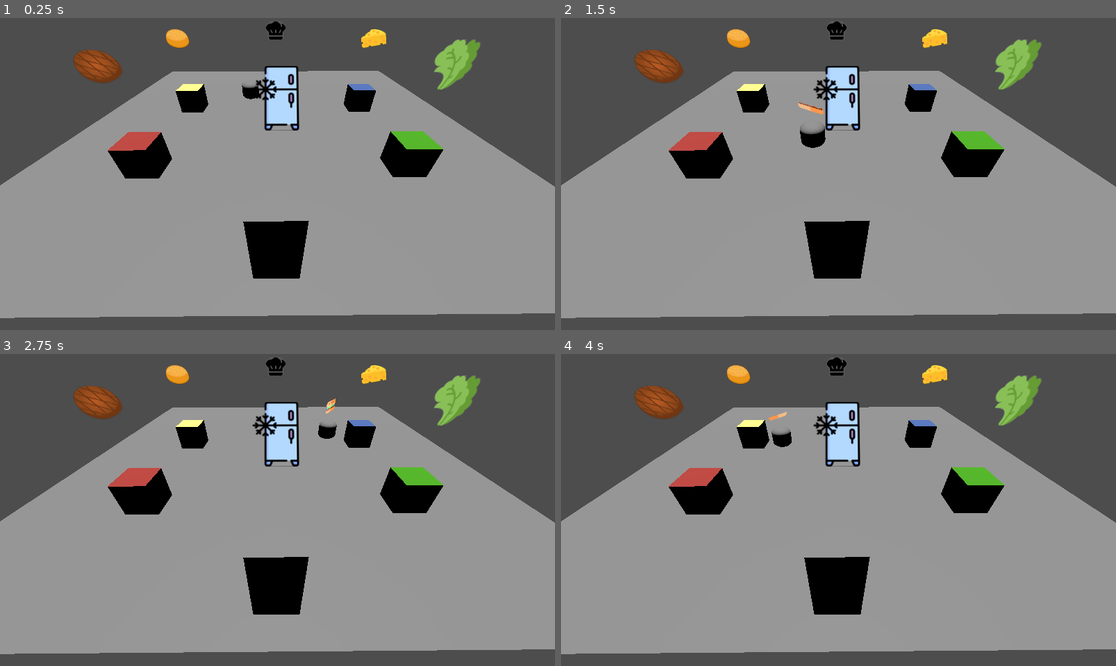
Above: before the commit, frames 1-4 (two rows, left to right).
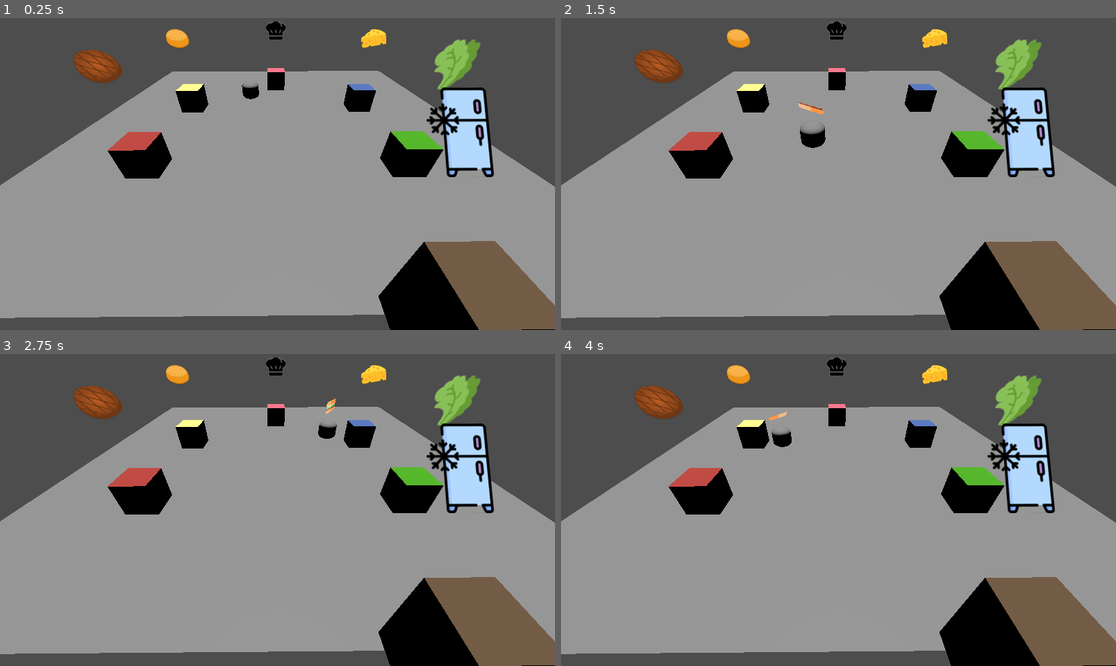
Above: after the commit, the same moments.

Repository: NathanBrx/Undercooked
Game: Godot game, scene res://node_3d.tscn
Two runs of this game, one before a commit and one after it. Both use one fixed random seed, a clock stepped at 60 frames per second and the inputs below.
Inputs:
- Up to frame 1 (0.25 s): no input
- Up to frame 2 (1.5 s): no input
- Up to frame 3 (2.75 s): no input
- Up to frame 4 (4 s): no input

The runs differ from the first frame. In frame 1, 13% of the frame differs, in the area x 43-100%, y 15-100%; in frame 2, 13%; in frame 3, 13%; in frame 4, 13%.

Commit message:
Add : class refactor

Diff:
--- a/main/agent.gd
+++ b/main/agent.gd
@@ -1,7 +1,9 @@
 extends CharacterBody3D
+@export var sprite:Sprite3D
 var held_item
 var recette
 var next_action
+var current_station
 func see() :
 	#récupère les états des stations, de la commande
 	pass
@@ -15,5 +17,7 @@
 	pass
 
 func use_station() :
+
+	current_station.on_use()
 	#effectue une action dépendemment de la station dans laquelle on se trouve et de l'inventaire de l'action
 	pass
--- a/main/game_manager.gd
+++ b/main/game_manager.gd
@@ -1,3 +1,21 @@
 extends Node3D
+
 @export var stations:Array[Node3D]
 @export var character:CharacterBody3D
+@export var path_follow:PathFollow3D
+@export var sprite:Sprite3D
+var nameSprite = ""
+var frames = [
+	null,
+	preload("res://ressources/burger/1.png"),
+	preload("res://ressources/burger/2.png"),
+	preload("res://ressources/burger/3.png"),
+	preload("res://ressources/burger/4.png")
+]
+
+
+func _process(delta):
+	# avancer le PathFollow3D
+	path_follow.progress_ratio += 0.005  # exemple
+	if path_follow.progress_ratio > 1.0:
+		path_follow.progress_ratio = 1.0
--- a/main/game_manager.tscn
+++ b/main/game_manager.tscn
@@ -7,9 +7,13 @@
 [ext_resource type="Texture2D" uid="uid://hrrx7653wdqo" path="res://ressources/salad.png" id="4_dq8jp"]
 [ext_resource type="Script" uid="uid://d18erej4fcsfy" path="res://station.gd" id="4_gth8u"]
 [ext_resource type="Texture2D" uid="uid://njrer4kbiyh5" path="res://ressources/retro.png" id="5_yawsv"]
+[ext_resource type="Script" uid="uid://dbo4qyihcerq0" path="res://station_salade_manager.gd" id="6_2tadr"]
 [ext_resource type="Script" uid="uid://bcnxscntuok10" path="res://path_follow_3d.gd" id="6_le433"]
 [ext_resource type="Script" uid="uid://borf7esa1li7v" path="res://agent.gd" id="7_2tadr"]
+[ext_resource type="Script" uid="uid://dy0eh02cf02ab" path="res://station_steak_manager.gd" id="8_tmn8n"]
+[ext_resource type="Script" uid="uid://dy4v02yoas7xq" path="res://station_fromage_manager.gd" id="8_yawsv"]
 [ext_resource type="Texture2D" uid="uid://canjygneegmf3" path="res://ressources/frigo.png" id="10_dq8jp"]
+[ext_resource type="Script" uid="uid://bq4fdvykf54ll" path="res://station_depot_manager.gd" id="12_es4nv"]
 
 [sub_resource type="Curve3D" id="Curve3D_wc5p8"]
 _data = {
@@ -76,23 +80,28 @@
 [sub_resource type="BoxMesh" id="BoxMesh_yawsv"]
 size = Vector3(2, 4, 2)
 
-[node name="GameManager" type="Node3D" node_paths=PackedStringArray("stations", "character")]
+[sub_resource type="StandardMaterial3D" id="StandardMaterial3D_dq8jp"]
+albedo_color = Color(0.43310028, 0.33938122, 0.24492246, 1)
+
+[node name="GameManager" type="Node3D" node_paths=PackedStringArray("stations", "character", "path_follow", "sprite")]
 script = ExtResource("1_8jrwq")
-stations = [NodePath("station_pain_manager"), NodePath("station_salade_manager"), NodePath("station_steak_manager"), NodePath("station_fromage_manager"), NodePath("station_depot_manager")]
+stations = [NodePath("station_pain_manager"), NodePath("station_salade_manager"), NodePath("station_cooking"), NodePath("station_fromage_manager"), NodePath("station_depot_manager")]
 character = NodePath("Path3D/PathFollow3D/CharacterBody3D")
+path_follow = NodePath("Path3D/PathFollow3D")
+sprite = NodePath("Path3D/PathFollow3D/CharacterBody3D/MeshInstance3D/Sprite3D")
 
 [node name="Path3D" type="Path3D" parent="."]
 transform = Transform3D(1, 0, 0, 0, 1, 0, 0, 0, 1, -9.580933, -0.7490399, 0.15011215)
 curve = SubResource("Curve3D_wc5p8")
 
-[node name="PathFollow3D" type="PathFollow3D" parent="Path3D" node_paths=PackedStringArray("sprite")]
+[node name="PathFollow3D" type="PathFollow3D" parent="Path3D"]
 transform = Transform3D(0.5634015, 0, -0.826183, 0, 1, 0, 0.826183, 0, 0.5634015, 0.10522699, 0, 5.282465)
 script = ExtResource("6_le433")
-sprite = NodePath("CharacterBody3D/MeshInstance3D/Sprite3D")
-
-[node name="CharacterBody3D" type="CharacterBody3D" parent="Path3D/PathFollow3D" groups=["Agents"]]
+
+[node name="CharacterBody3D" type="CharacterBody3D" parent="Path3D/PathFollow3D" node_paths=PackedStringArray("sprite") groups=["Agents"]]
 transform = Transform3D(1.1177285, 0, 1.6523663, 0, 1, 0, -1.6390588, 0, 1.1268033, -2.1617365, 1.3713167, -0.09108853)
 script = ExtResource("7_2tadr")
+sprite = NodePath("MeshInstance3D/Sprite3D")
 
 [node name="MeshInstance3D" type="MeshInstance3D" parent="Path3D/PathFollow3D/CharacterBody3D"]
 mesh = SubResource("CapsuleMesh_a0tk4")
@@ -121,6 +130,7 @@
 shape = SubResource("BoxShape3D_wc5p8")
 
 [node name="station_salade_manager" type="Node3D" parent="."]
+script = ExtResource("6_2tadr")
 
 [node name="station_salade" type="MeshInstance3D" parent="station_salade_manager"]
 transform = Transform3D(1, 0, 0, 0, 1, 0, 0, 0, 1, -20, 0, -12)
@@ -137,24 +147,26 @@
 transform = Transform3D(1, 0, 0, 0, 1, 0, 0, 0, 1, 1.5, 0, 0)
 shape = SubResource("BoxShape3D_jsk3o")
 
-[node name="station_steak_manager" type="Node3D" parent="."]
-
-[node name="station_steak" type="MeshInstance3D" parent="station_steak_manager"]
+[node name="station_cooking" type="Node3D" parent="."]
+script = ExtResource("8_tmn8n")
+
+[node name="station_steak" type="MeshInstance3D" parent="station_cooking"]
 transform = Transform3D(1, 0, 0, 0, 1, 0, 0, 0, 1, 0, 0, -12)
 mesh = SubResource("BoxMesh_tcnuu")
 skeleton = NodePath("../../..")
 
-[node name="AreaSteak" type="Area3D" parent="station_steak_manager/station_steak"]
-
-[node name="Sprite3D" type="Sprite3D" parent="station_steak_manager/station_steak/AreaSteak"]
+[node name="AreaSteak" type="Area3D" parent="station_cooking/station_steak"]
+
+[node name="Sprite3D" type="Sprite3D" parent="station_cooking/station_steak/AreaSteak"]
 transform = Transform3D(0.5, 0, 0, 0, 0.5, 0, 0, 0, 0.5, 0, 6, 0)
 texture = ExtResource("2_8jrwq")
 
-[node name="CollisionSteak" type="CollisionShape3D" parent="station_steak_manager/station_steak/AreaSteak"]
+[node name="CollisionSteak" type="CollisionShape3D" parent="station_cooking/station_steak/AreaSteak"]
 transform = Transform3D(1, 0, 0, 0, 1, 0, 0, 0, 1, -1.5, 0, 0)
 shape = SubResource("BoxShape3D_6iypd")
 
 [node name="station_fromage_manager" type="Node3D" parent="."]
+script = ExtResource("8_yawsv")
 
 [node name="station_fromage" type="MeshInstance3D" parent="station_fromage_manager"]
 transform = Transform3D(1, 0, 0, 0, 1, 0, 0, 0, 1, -20, 0, 0)
@@ -172,6 +184,7 @@
 shape = SubResource("BoxShape3D_4arys")
 
 [node name="station_depot_manager" type="Node3D" parent="."]
+script = ExtResource("12_es4nv")
 
 [node name="station_depot" type="MeshInstance3D" parent="station_depot_manager"]
 transform = Transform3D(1, 0, 0, 0, 1, 0, 0, 0, 1, -10, 0, 8)
@@ -189,11 +202,12 @@
 shape = SubResource("BoxShape3D_i5arm")
 
 [node name="station_frigo_manager" type="Node3D" parent="."]
-transform = Transform3D(1, 0, 0, 0, 1, 0, 0, 0, 1, -9.982698, 0, -16.891884)
+transform = Transform3D(1, 0, 0, 0, 1, 0, 0, 0, 1, -15.108095, 0, -19.61313)
 
 [node name="MeshInstance3D" type="MeshInstance3D" parent="station_frigo_manager"]
 transform = Transform3D(1, 0, 0, 0, 1, 0, 0, 0, 1, 0, 1.6630354, -2.9914818)
 mesh = SubResource("BoxMesh_yawsv")
+surface_material_override/0 = SubResource("StandardMaterial3D_dq8jp")
 
 [node name="AreaDepot" type="Area3D" parent="station_frigo_manager"]
 
@@ -205,8 +219,9 @@
 transform = Transform3D(1, 0, 0, 0, 1, 0, 0, 0, 1, 0, 0, -2)
 shape = SubResource("BoxShape3D_i5arm")
 
-[connection signal="body_entered" from="station_pain_manager/station_pain/AreaPain" to="Path3D/PathFollow3D" method="_on_area_pain_body_entered"]
-[connection signal="body_entered" from="station_salade_manager/station_salade/AreaSalade" to="Path3D/PathFollow3D" method="_on_area_salade_body_entered"]
-[connection signal="body_entered" from="station_steak_manager/station_steak/AreaSteak" to="Path3D/PathFollow3D" method="_on_area_steak_body_entered"]
-[connection signal="body_entered" from="station_fromage_manager/station_fromage/AreaFromage" to="Path3D/PathFollow3D" method="_on_area_fromage_body_entered"]
-[connection signal="body_entered" from="station_depot_manager/station_depot/AreaDepot" to="Path3D/PathFollow3D" method="_on_area_depot_body_entered"]
+[connection signal="body_entered" from="station_pain_manager/station_pain/AreaPain" to="station_pain_manager" method="_on_area_pain_body_entered"]
+[connection signal="body_entered" from="station_salade_manager/station_salade/AreaSalade" to="station_salade_manager" method="_on_area_salade_body_entered"]
+[connection signal="body_entered" from="station_cooking/station_steak/AreaSteak" to="station_cooking" method="_on_area_steak_body_entered"]
+[connection signal="body_entered" from="station_fromage_manager/station_fromage/AreaFromage" to="station_fromage_manager" method="_on_area_fromage_body_entered"]
+[connection signal="body_entered" from="station_depot_manager/station_depot/AreaDepot" to="station_depot_manager" method="_on_area_depot_body_entered"]
+[connection signal="body_entered" from="station_frigo_manager/AreaDepot" to="." method="_on_area_depot_body_entered"]
--- a/main/path_follow_3d.gd
+++ b/main/path_follow_3d.gd
@@ -1,75 +1 @@
 extends PathFollow3D
-
-var checkpoints := [0.0, 0.19, 0.35, 0.61, 0.81]  # positions sur le path (0 à 1)
-var current_checkpoint := 0
-var nameSprite = ""
-var frames = [
-	null,
-	preload("res://ressources/burger/1.png"),
-	preload("res://ressources/burger/2.png"),
-	preload("res://ressources/burger/3.png"),
-	preload("res://ressources/burger/4.png")
-]
-@export var sprite:Sprite3D
-func _process(delta):
-	# avancer le PathFollow3D
-	progress_ratio += 0.005  # exemple
-	if progress_ratio > 1.0:
-		progress_ratio = 1.0
-
-	# vérifier si on a passé le prochain checkpoint
-	if current_checkpoint < checkpoints.size() and progress_ratio >= checkpoints[current_checkpoint]:
-		print("Checkpoint atteint :", current_checkpoint)
-		_on_checkpoint(current_checkpoint)
-		current_checkpoint += 1
-
-func _on_checkpoint(index):
-	# Exemple : changer la frame du sprite ou ramasser un ingrédient
-	print(index)
-	print("Action pour station ", index)
-	print(nameSprite)
-
-
-func _on_area_depot_body_entered(body: Node3D) -> void:
-	current_checkpoint = 0
-	print(current_checkpoint)
-	print("hello")
-	if body.is_in_group("Agents") :
-		sprite.texture = null
-	pass # Replace with function body.
-
-
-func _on_area_steak_body_entered(body: Node3D) -> void:
-	current_checkpoint = 0
-	print(current_checkpoint)
-	print("hello")
-	if body.is_in_group("Agents") :
-		sprite.texture = load("res://ressources/burger/2.png")
-	pass
-
-
-func _on_area_fromage_body_entered(body: Node3D) -> void:
-	current_checkpoint = 0
-	print(current_checkpoint)
-	print("hello")
-	if body.is_in_group("Agents") :
-		sprite.texture = load("res://ressources/burger/4.png")
-	pass # Replace with function body.
-
-
-func _on_area_salade_body_entered(body: Node3D) -> void:
-	current_checkpoint = 0
-	print(current_checkpoint)
-	print("hello")
-	if body.is_in_group("Agents") :
-		sprite.texture = load("res://ressources/burger/3.png")
-	pass # Replace with function body.
-
-
-func _on_area_pain_body_entered(body: Node3D) -> void:
-	current_checkpoint = 0
-	print(current_checkpoint)
-	print("hello")
-	if body.is_in_group("Agents") :
-		sprite.texture = load("res://ressources/burger/1.png")
-	pass # Replace with function body.
--- a/main/station.gd
+++ b/main/station.gd
@@ -1 +1,4 @@
 extends Node3D
+func _on_area_pain_body_entered(body: Node3D) -> void:
+	if body.is_in_group("Agents") :
+		body.sprite.texture = load("res://ressources/burger/1.png")
--- /dev/null
+++ b/main/station_depot_manager.gd
@@ -0,0 +1,9 @@
+extends Node3D
+
+func _on_area_depot_body_entered(body: Node3D) -> void:
+	body.current_station = self
+	if body.is_in_group("Agents") :
+		body.sprite.texture = null
+func on_use() :
+
+	pass
--- /dev/null
+++ b/main/station_fromage_manager.gd
@@ -0,0 +1,6 @@
+extends Node3D
+
+func _on_area_fromage_body_entered(body: Node3D) -> void:
+
+	if body.is_in_group("Agents") :
+		body.sprite.texture = load("res://ressources/burger/4.png")
--- /dev/null
+++ b/main/station_salade_manager.gd
@@ -0,0 +1,6 @@
+extends Node3D
+
+func _on_area_salade_body_entered(body: Node3D) -> void:
+
+	if body.is_in_group("Agents") :
+		body.sprite.texture = load("res://ressources/burger/3.png")
--- /dev/null
+++ b/main/station_steak_manager.gd
@@ -0,0 +1,7 @@
+extends Node3D
+var cook_timer:Timer
+
+func _on_area_steak_body_entered(body: Node3D) -> void:
+
+	if body.is_in_group("Agents") :
+		body.sprite.texture = load("res://ressources/burger/2.png")
Not shown: 1 places in main/game_manager.tscn that only renumber resources
Not shown, added: main/station_depot_manager.gd.uid
Not shown, added: main/station_fromage_manager.gd.uid
Not shown, added: main/station_salade_manager.gd.uid
Not shown, added: main/station_steak_manager.gd.uid
